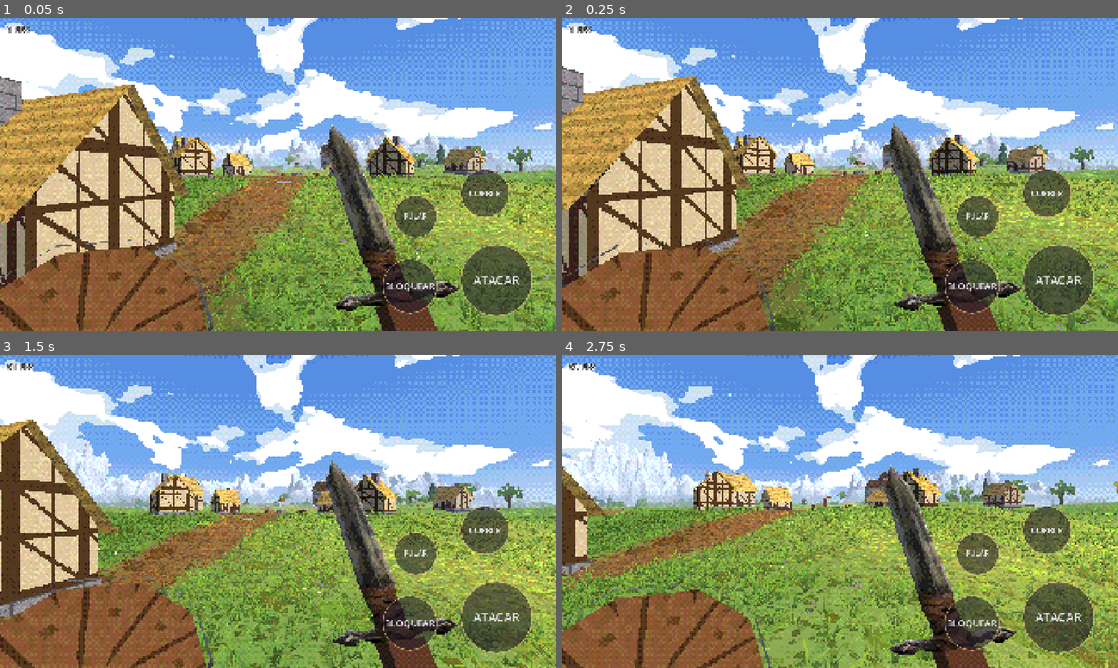
Above: before the commit, frames 1-4 (two rows, left to right).
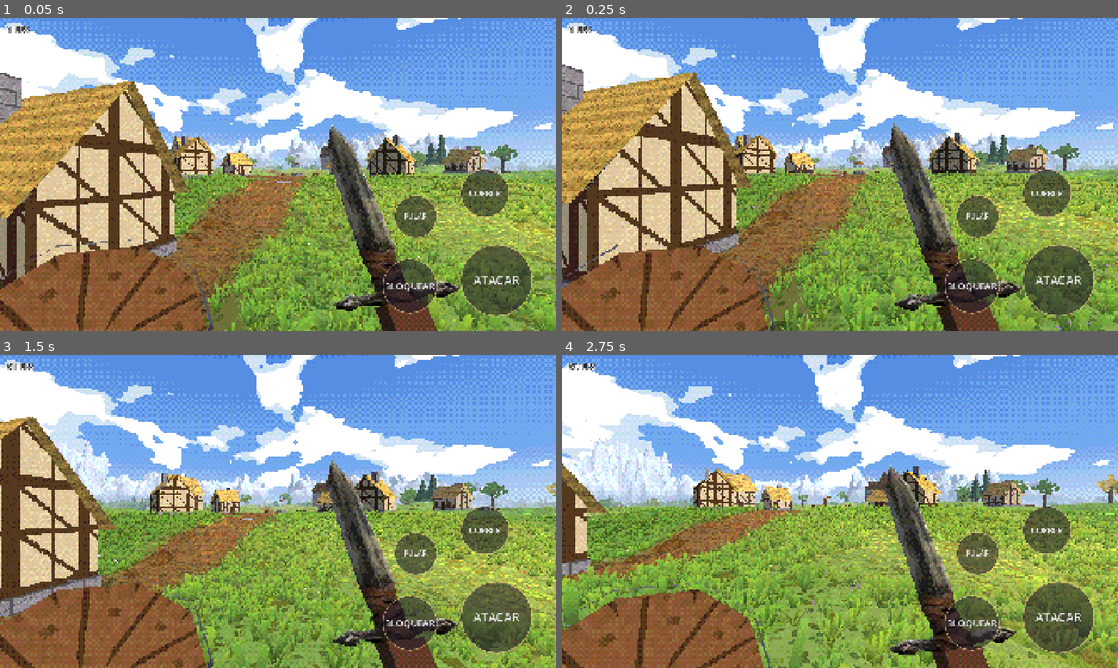
Above: after the commit, the same moments.

Repository: rhfazeredo-ops/Dallarian
Game: Godot game, scene res://cenas/mundo.tscn
Two runs of this game, one before a commit and one after it. Both use one fixed random seed, a clock stepped at 60 frames per second and the inputs below.
Inputs (mouse positions are in pixels of both pictures, inside the frame that each line leads up to):
- Up to frame 1 (0.05 s): no input
- Up to frame 2 (0.25 s): no input
- Up to frame 3 (1.5 s): tap Enter at 0.5 s; move the mouse to (400, 495) at 0.52 s; hold Right (ui_right) 0.53-1.25 s; hold Shift 0.53-1.25 s; click (400, 495) at 0.67 s; tap Space at 0.77 s; drag from (166, 527) to (250, 574) at 1.27 s
- Up to frame 4 (2.75 s): move the mouse to (895, 442) at 2.02 s; hold Right (ui_right) from 2.03 s (still down); hold Shift from 2.03 s (still down)

The runs differ from the first frame. In frame 1, 28% of the frame differs, in the area x 0-100%, y 17-100%; in frame 2, 29%, in the area x 0-100%, y 14-100%; in frame 3, 25%; in frame 4, 26%.

Commit message:
Construções apoiadas no chão; grama retangular e folhas quadradas
- Regiao.aplanar(): o terreno fica plano embaixo de cada construção (casas, celeiros, igreja e torre, poço,
  moinho, mosteiro, ruínas, serraria, acampamento, caverna) e volta suave nas bordas; alicerces mais fundos.
  Teste --checar: pior vão 0,13 m em 32 construções.
- Grama: folhas retangulares de ponta quadrada (2 triângulos cada), cor em degraus.
- Árvores: folhas em partículas quadradas, levemente giradas.

Co-Authored-By: Claude Opus 5.5 <noreply@anthropic.com>
Claude-Session: https://claude.ai/code/session_01WFSuYSG1mTsBiEAWeNGYj8

Diff:
--- a/godot/scripts/floresta.gd
+++ b/godot/scripts/floresta.gd
@@ -20,7 +20,7 @@
 	m = mundo; reg = mundo.reg
 	malhas = { "pinho": _malha_pinho(), "tronco": _malha_tronco(false), "morta": _malha_tronco(true) }
 	var sm := ShaderMaterial.new(); sm.shader = load("res://shaders/splat.gdshader")
-	sm.set_shader_parameter("balanco", 0.25); sm.set_shader_parameter("neblina", m.NEBLINA)
+	sm.set_shader_parameter("balanco", 0.25); sm.set_shader_parameter("quadrado", true); sm.set_shader_parameter("neblina", m.NEBLINA)
 	mats["copa"] = sm
 	var n := int(ceil(2.0 * Regiao.LIM / PED))
 	for j in n: for i in n: _pedaco(Vector2i(i, j))
@@ -80,10 +80,10 @@
 				var tom: Color = [Color(0.36, 0.55, 0.22), Color(0.45, 0.62, 0.25), Color(0.3, 0.48, 0.2), Color(0.5, 0.6, 0.24)][rng.randi() % 4]
 				if outono: tom = [Color(0.9, 0.6, 0.22), Color(0.82, 0.4, 0.18), Color(0.92, 0.75, 0.3)][rng.randi() % 3]
 				var copa := base + Vector3(0, 4.6 * s, 0)
-				for c in 42:
+				for c in 46:
 					var dv := Vector3(rng.randfn(0, 1), rng.randfn(0, 0.7), rng.randfn(0, 1)).normalized() * pow(rng.randf(), 0.6) * 2.2 * s
 					var luz: float = 0.6 + 0.45 * clamp(dv.y / (2.4 * s) * 0.5 + 0.5, 0.0, 1.0)
-					copas.append([copa + dv, tom * luz * rng.randf_range(0.88, 1.12), rng.randf_range(1.0, 1.45) * s])
+					copas.append([copa + dv, tom * luz * rng.randf_range(0.88, 1.12), rng.randf_range(0.75, 1.1) * s])
 	arvores[k] = lista
 	var no := Node3D.new(); add_child(no)
 	for par in [["pinho", pinhos], ["tronco", troncos], ["morta", mortas]]:
--- a/godot/scripts/grama.gd
+++ b/godot/scripts/grama.gd
@@ -1,4 +1,4 @@
-# Grama de verdade: tufos de folhas finas e curvadas (shaders/grama.gdshader), montados em volta do jogador
+# Grama: tufos de folhas retangulares de ponta quadrada (estilo pixel, leves) (shaders/grama.gdshader), montados em volta do jogador
 # enquanto ele anda (blocos com sorteio fixo, poucos por quadro), como o chão de splats.
 #  - perto (até ~24 m): tufos densos e finos
 #  - longe (até ~55 m): tufos mais espaçados e um pouco maiores (de longe parecem iguais)
@@ -19,10 +19,11 @@
 	mat = ShaderMaterial.new(); mat.shader = load("res://shaders/grama.gdshader")
 	mat.set_shader_parameter("neblina", m.NEBLINA)
 	# folhas por tufo: perto mais folhas finas; longe menos folhas, um pouco mais largas
-	malhas = { "perto": [_malha_tufo(7, 0.016, false, 1), _malha_tufo(5, 0.013, true, 2)],
-		"longe": [_malha_tufo(4, 0.024, false, 3), _malha_tufo(4, 0.02, true, 4)] }
+	malhas = { "perto": [_malha_tufo(7, 0.022, false, 1), _malha_tufo(5, 0.016, true, 2)],
+		"longe": [_malha_tufo(4, 0.032, false, 3), _malha_tufo(4, 0.024, true, 4)] }
 
-# um tufo: folhas finas saindo do mesmo ponto, cada uma inclinada e curvada para um lado
+# um tufo: folhas retangulares de ponta quadrada (estilo pixel), cada uma um retângulo só (2 triângulos),
+# inclinado para um lado. Bem mais leve que folha curva.
 func _malha_tufo(n: int, larg: float, trigo: bool, seed: int) -> ArrayMesh:
 	var rng := RandomNumberGenerator.new(); rng.seed = seed
 	var st := SurfaceTool.new(); st.begin(Mesh.PRIMITIVE_TRIANGLES)
@@ -30,28 +31,21 @@
 		var ang := TAU * i / n + rng.randf_range(-0.4, 0.4)
 		var dirc := Vector3(cos(ang), 0, sin(ang))
 		var lado := Vector3(-dirc.z, 0, dirc.x)
-		var alt := rng.randf_range(0.55, 1.0)
-		var incl := rng.randf_range(0.12, 0.38) * (0.4 if trigo else 1.0)
-		var base := dirc * rng.randf_range(0.0, 0.05)
-		# 4 alturas: largura afina até a ponta; curva cresce com a altura
-		var pts := []
-		for j in 3:
-			var t := j / 2.0
-			var c := base + dirc * incl * alt * t * t * 1.6 + Vector3(0, alt * t, 0)
-			var w := larg * (1.0 - t * 0.85)
-			if trigo and j == 2: w = larg * 1.6               # espiga
-			pts.append([c - lado * w, c + lado * w, t])
-		for j in 2:
-			var a: Array = pts[j]; var b: Array = pts[j + 1]
-			var quad := [a[0], a[1], b[1], b[0]]
-			var uvs := [Vector2(0, a[2]), Vector2(1, a[2]), Vector2(1, b[2]), Vector2(0, b[2])]
-			for q in [0, 1, 2, 0, 2, 3]:
-				st.set_normal(Vector3.UP); st.set_uv(uvs[q]); st.set_color(Color.WHITE); st.add_vertex(quad[q])
-		# ponta fina (triângulo)
-		var ul: Array = pts[2]
-		var tip: Vector3 = (ul[0] + ul[1]) * 0.5 + dirc * incl * alt * 0.25 + Vector3(0, alt * (0.12 if trigo else 0.08), 0)
-		for v in [[ul[0], Vector2(0, 1)], [ul[1], Vector2(1, 1)], [tip, Vector2(0.5, 1)]]:
-			st.set_normal(Vector3.UP); st.set_uv(v[1]); st.set_color(Color.WHITE); st.add_vertex(v[0])
+		var alt := rng.randf_range(0.6, 1.0)
+		var incl := rng.randf_range(0.08, 0.28) * (0.4 if trigo else 1.0)
+		var base := dirc * rng.randf_range(0.0, 0.06)
+		var topo := base + dirc * incl * alt + Vector3(0, alt, 0)
+		var w := larg * rng.randf_range(0.85, 1.2)
+		var q := [base - lado * w, base + lado * w, topo + lado * w, topo - lado * w]
+		var uvs := [Vector2(0, 0), Vector2(1, 0), Vector2(1, 1), Vector2(0, 1)]
+		for k in [0, 1, 2, 0, 2, 3]:
+			st.set_normal(Vector3.UP); st.set_uv(uvs[k]); st.set_color(Color.WHITE); st.add_vertex(q[k])
+		if trigo:                                  # espiga: um retângulo mais largo na ponta
+			var e0 := topo - Vector3(0, alt * 0.22, 0)
+			var qe := [e0 - lado * w * 1.8, e0 + lado * w * 1.8, topo + lado * w * 1.8, topo - lado * w * 1.8]
+			var ue := [Vector2(0, 0.95), Vector2(1, 0.95), Vector2(1, 1), Vector2(0, 1)]
+			for k in [0, 1, 2, 0, 2, 3]:
+				st.set_normal(Vector3.UP); st.set_uv(ue[k]); st.set_color(Color.WHITE); st.add_vertex(qe[k])
 	return st.commit()
 
 var _primeira := true
--- a/godot/scripts/mundo.gd
+++ b/godot/scripts/mundo.gd
@@ -34,9 +34,9 @@
 	_ambiente()
 	terreno = Terreno.new(); raiz.add_child(terreno)
 	jogador = Jogador.new()
+	_lugares()                      # antes do terreno: as construções aplanam o chão embaixo delas
 	terreno.montar(self)
 	_agua()
-	_lugares()
 	var fl := Floresta.new(); raiz.add_child(fl); fl.montar(self)
 	var chao := ChaoSplat.new(); raiz.add_child(chao); chao.montar(self)
 	var grama := Grama.new(); raiz.add_child(grama); grama.montar(self)
@@ -45,6 +45,7 @@
 	_ultima = jogador.position
 	controles = Controles.new(); var cl := CanvasLayer.new(); add_child(cl); cl.add_child(controles)
 	jogador.controles = controles
+	if args.has("checar"): _checar_chao()
 	if args.has("shot"): _modo_teste()
 
 # o jogador não sai da região nem entra em água funda (volta para o último lugar bom)
@@ -141,14 +142,15 @@
 	# igreja de pedra com torre
 	var ig := Vector2(18, -40); var ang_ig := atan2(-ig.x, -ig.y)
 	_casa(Vector3(ig.x, altura(ig.x, ig.y) - 0.2, ig.y), ang_ig, 7.5, 12.0, 5.0, mat("pedra"), mat("madeira", 1.0, Color(0.55, 0.5, 0.55)))
-	var torre := Vector3(ig.x, altura(ig.x, ig.y) - 0.2, ig.y) + Vector3(0, 0, -7.5).rotated(Vector3.UP, ang_ig)
+	var torre := Vector3(ig.x, 0, ig.y) + Vector3(0, 0, -7.5).rotated(Vector3.UP, ang_ig)
+	torre.y = reg.aplanar(Vector2(torre.x, torre.z), Vector2(2.4, 2.4), -ang_ig, 3.0) - 0.3
 	var mesh := ArrayMesh.new(); var st := SurfaceTool.new(); st.begin(Mesh.PRIMITIVE_TRIANGLES)
 	_caixa(st, Vector3(0, 5.0, 0), Vector3(3.6, 10.0, 3.6)); st.set_material(mat("pedra")); st.commit(mesh)
 	st = SurfaceTool.new(); st.begin(Mesh.PRIMITIVE_TRIANGLES)
 	cilindro(st, Vector3(0, 10.0, 0), 2.7, 0.0, 4.5, 4); st.set_material(mat("madeira", 1.0, Color(0.55, 0.5, 0.55))); st.commit(mesh)
 	var mi := MeshInstance3D.new(); mi.mesh = mesh; mi.position = torre; mi.rotation.y = ang_ig + PI / 4.0; raiz.add_child(mi)
 	_colisor_caixa(torre, Vector3(3.6, 10, 3.6), ang_ig)
-	_poco(Vector3(0, altura(0, 0), 0))
+	_poco(Vector3(0, reg.aplanar(Vector2.ZERO, Vector2(1.6, 1.6), 0.0, 2.0) - 0.1, 0))
 	for b in [[3.5, 2.0], [4.2, 2.6], [-3.0, 3.6], [6.0, -9.0], [-26, -16], [-25, -15.2]]:
 		_barril(Vector3(b[0], altura(b[0], b[1]), b[1]))
 	lugares.append([Vector2.ZERO, 50.0])
@@ -279,7 +281,7 @@
 			if reg.dist_estrada(bp.x, bp.y) > 7.0:
 				_casa(Vector3(bp.x, altura(bp.x, bp.y) - 0.2, bp.y), ang + PI / 2, 8.0, 10.0, 4.2, mat("madeira", 1.0, Color(1.25, 0.62, 0.52)), mat("madeira", 1.0, Color(0.6, 0.55, 0.5)))
 	# moinho de vento entre as fazendas
-	var mp := Vector2(-244, 100); var y := altura(mp.x, mp.y)
+	var mp := Vector2(-244, 100); var y := reg.aplanar(mp, Vector2(3.6, 3.6), 0.0, 4.0)
 	var st := _st(); cilindro(st, Vector3.ZERO, 3.0, 2.2, 9.0, 8, true); _peca(st, mat("pedra"), Vector3(mp.x, y - 0.3, mp.y))
 	st = _st(); cilindro(st, Vector3(0, 8.7, 0), 2.6, 0.0, 3.2, 8); _peca(st, mat("palha"), Vector3(mp.x, y - 0.3, mp.y))
 	st = _st()
@@ -317,9 +319,9 @@
 	lugares.append([Vector2(xc - 20.0, z), 45.0])
 
 func _mosteiro() -> void:
-	var c := Vector2(Regiao.ILHA.x, Regiao.ILHA.y); var y := altura(c.x, c.y)
+	var c := Vector2(Regiao.ILHA.x, Regiao.ILHA.y); var y := reg.aplanar(c + Vector2(2.5, -1.5), Vector2(8.0, 6.0), 0.0, 3.0)
 	_casa(Vector3(c.x, y - 0.3, c.y), PI / 2, 8.0, 6.0, 4.0, mat("pedra"), mat("madeira", 1.0, Color(0.55, 0.5, 0.55)))
-	var tp := Vector3(c.x + 5.5, y - 0.3, c.y - 3.0)
+	var tp := Vector3(c.x + 5.5, y - 0.6, c.y - 3.0)
 	var st := _st(); cilindro(st, Vector3.ZERO, 2.0, 1.8, 11.0, 8, true); _peca(st, mat("pedra"), tp)
 	st = _st(); cilindro(st, Vector3(0, 11.0, 0), 2.6, 0.0, 4.0, 8); _peca(st, mat("madeira", 1.0, Color(0.55, 0.5, 0.55)), tp)
 	_colisor_cilindro(tp, 2.0, 11.0)
@@ -338,7 +340,7 @@
 	lugares.append([c, 18.0])
 
 func _ruinas() -> void:
-	var c := Vector2(220, -260); var y := altura(c.x, c.y)
+	var c := Vector2(220, -260); var y := reg.aplanar(c, Vector2(5.0, 5.0), 0.0, 6.0)
 	var st := _st(); var rng := RandomNumberGenerator.new(); rng.seed = 3
 	for k in 10:                                         # torre quebrada: anel de pedras com alturas diferentes
 		var a0 := TAU * k / 10.0; var a1 := TAU * (k + 1) / 10.0; var h := rng.randf_range(2.5, 9.0)
@@ -350,12 +352,12 @@
 		var q := Vector3(rng.randf_range(-14, 14), 0, rng.randf_range(-14, 14))
 		if q.length() < 5.0: continue
 		_caixa(st, q + Vector3(0, 0.3, 0), Vector3(rng.randf_range(1, 5), rng.randf_range(0.6, 2.2), rng.randf_range(0.6, 1.2)))
-	_peca(st, mat("pedra"), Vector3(c.x, y - 0.4, c.y))
-	_colisor_cilindro(Vector3(c.x, y - 0.4, c.y), 3.5, 6.0)
+	_peca(st, mat("pedra"), Vector3(c.x, y - 0.8, c.y))
+	_colisor_cilindro(Vector3(c.x, y - 0.8, c.y), 3.5, 6.0)
 	lugares.append([c, 18.0])
 
 func _serraria() -> void:
-	var c := Vector2(282, -152); var y := altura(c.x, c.y)
+	var c := Vector2(282, -152); var y := reg.aplanar(c, Vector2(14.0, 12.0), 0.0, 5.0)
 	_casa(Vector3(c.x, y - 0.2, c.y), 0.4, 7.0, 5.0, 2.8, mat("madeira"), mat("madeira", 1.0, Color(0.6, 0.55, 0.5)))
 	var st := _st()
 	for pilha in [[8.0, 4.0], [9.0, -5.0], [-8.0, 6.0]]:
@@ -366,20 +368,21 @@
 			var mi := _peca(tmp, mat("casca"), Vector3(c.x, 0, c.y) + q); mi.rotation = Vector3(0, 0, PI / 2)
 	for k in 5:
 		var q := Vector2(c.x + randf_range(-14, 14), c.y + randf_range(-14, 14))
-		cilindro(st, Vector3(q.x, altura(q.x, q.y) - 0.1, q.y), 0.4, 0.38, 0.5, 6, true)
+		cilindro(st, Vector3(q.x, altura(q.x, q.y) - 0.4, q.y), 0.4, 0.38, 0.8, 6, true)
 	_peca(st, mat("casca"), Vector3.ZERO)
 	lugares.append([c, 16.0])
 
 func _bandidos() -> void:
 	var c := Vector2(-330, 300)
+	var yb := reg.aplanar(c, Vector2(11.0, 11.0), 0.0, 5.0)        # clareira plana do acampamento
 	var st := _st()
 	for k in 3:
-		var a := TAU * k / 3.0 + 0.4; var q := c + Vector2(cos(a), sin(a)) * 7.0; var y := altura(q.x, q.y)
-		cilindro(st, Vector3(q.x, y - 0.1, q.y), 2.4, 0.0, 2.6, 4)
+		var a := TAU * k / 3.0 + 0.4; var q := c + Vector2(cos(a), sin(a)) * 7.0; var y := yb
+		cilindro(st, Vector3(q.x, y - 0.3, q.y), 2.4, 0.0, 2.8, 4)
 		_colisor_cilindro(Vector3(q.x, y - 0.1, q.y), 1.8, 2.4)
 	_peca(st, mat("", 1.0, Color(0.55, 0.28, 0.22)), Vector3.ZERO)
 	# fogueira: pedras + lenha + chamas em splats
-	var y0 := altura(c.x, c.y)
+	var y0 := yb
 	st = _st(); cilindro(st, Vector3(c.x, y0 - 0.1, c.y), 0.9, 0.9, 0.25, 8); _peca(st, mat("pedra"), Vector3.ZERO)
 	var chamas := []
 	for k in 14:
@@ -387,7 +390,8 @@
 			[Color(1.0, 0.75, 0.3), Color(0.98, 0.45, 0.15), Color(1.0, 0.9, 0.55)][k % 3], randf_range(0.25, 0.45)])
 	_splats(chamas, Vector2(1, 1), false, 0.6)
 	st = _st()
-	for k in 4: _caixa(st, Vector3(c.x + 5 + k * 0.9, altura(c.x + 5, c.y - 6) + 0.4, c.y - 6.0), Vector3(0.8, 0.8, 0.8))
+	var yc := yb
+	for k in 4: _caixa(st, Vector3(c.x + 5 + k * 0.9, yc + 0.3, c.y - 6.0), Vector3(0.8, 1.0, 0.8))
 	_peca(st, mat("madeira"), Vector3.ZERO)
 	lugares.append([c, 14.0])
 
@@ -395,9 +399,9 @@
 	# boca de caverna no pé das montanhas a oeste
 	var z := -200.0; var x := -420.0
 	while x > -560.0 and altura(x, z) < base_vale(z) + 9.0: x -= 2.0
-	var y := altura(x + 6.0, z)
+	var y := reg.aplanar(Vector2(x + 7.0, z), Vector2(4.0, 5.0), 0.0, 4.0)
 	var st := _st()
-	_caixa(st, Vector3(0, 2.2, -3.2), Vector3(3.0, 4.4, 2.0)); _caixa(st, Vector3(0, 2.2, 3.2), Vector3(3.0, 4.4, 2.0))
+	_caixa(st, Vector3(0, 1.4, -3.2), Vector3(3.0, 6.0, 2.0)); _caixa(st, Vector3(0, 1.4, 3.2), Vector3(3.0, 6.0, 2.0))
 	_caixa(st, Vector3(0, 5.0, 0), Vector3(3.4, 1.6, 8.6))
 	_peca(st, mat("pedra"), Vector3(x + 5.0, y - 0.5, z))
 	st = _st(); _quad(st, Vector3(0, 0, 2.2), Vector3(0, 0, -2.2), Vector3(0, 4.3, -2.2), Vector3(0, 4.3, 2.2), 1, 1)
@@ -434,6 +438,7 @@
 
 func _casa(pos: Vector3, ang: float, w: float, d: float, h: float, parede: Material = null, telhado: Material = null) -> void:
 	var x := w / 2.0; var z := d / 2.0; var cume := h + w * 0.55; var beiral := 0.45
+	pos.y = reg.aplanar(Vector2(pos.x, pos.z), Vector2(x + 0.8, z + 0.8), -ang, 4.0) - 0.05
 	var mesh := ArrayMesh.new()
 	# paredes (com as empenas triangulares) — textura enxaimel a cada 2 m
 	var st := SurfaceTool.new(); st.begin(Mesh.PRIMITIVE_TRIANGLES)
@@ -455,7 +460,7 @@
 	var e := 0.06
 	for k in 4:
 		var a: Vector3 = p[k] * Vector3(1 + e / x, 1, 1 + e / z); var b: Vector3 = p[(k + 1) % 4] * Vector3(1 + e / x, 1, 1 + e / z)
-		_quad(st, a + Vector3(0, -0.4, 0), b + Vector3(0, -0.4, 0), b + Vector3(0, 0.6, 0), a + Vector3(0, 0.6, 0), a.distance_to(b) / 2.0, 0.5)
+		_quad(st, a + Vector3(0, -1.2, 0), b + Vector3(0, -1.2, 0), b + Vector3(0, 0.6, 0), a + Vector3(0, 0.6, 0), a.distance_to(b) / 2.0, 0.9)
 	_caixa(st, Vector3(x * 0.45, cume - 0.6, -z * 0.3), Vector3(0.7, 2.2, 0.7))
 	st.set_material(mat("pedra")); st.commit(mesh)
 	st = SurfaceTool.new(); st.begin(Mesh.PRIMITIVE_TRIANGLES)
@@ -502,7 +507,7 @@
 
 func _barril(pos: Vector3) -> void:
 	var st := SurfaceTool.new(); st.begin(Mesh.PRIMITIVE_TRIANGLES)
-	cilindro(st, Vector3.ZERO, 0.32, 0.38, 0.45, 8); cilindro(st, Vector3(0, 0.45, 0), 0.38, 0.32, 0.45, 8, true)
+	cilindro(st, Vector3(0, -0.15, 0), 0.32, 0.38, 0.6, 8); cilindro(st, Vector3(0, 0.45, 0), 0.38, 0.32, 0.45, 8, true)
 	var mi := MeshInstance3D.new(); mi.mesh = st.commit(); mi.material_override = mat("madeira"); mi.position = pos
 	raiz.add_child(mi); _colisor_cilindro(pos, 0.38, 0.9)
 
@@ -527,6 +532,20 @@
 	if ate > 0.0: mi.visibility_range_end = ate; mi.visibility_range_end_margin = 4.0
 	raiz.add_child(mi); return mi
 
+# teste: mede o vão entre o piso de cada construção e o terreno de verdade (cantos e meio das bordas)
+func _checar_chao() -> void:
+	var pior := 0.0; var ruins := 0
+	for pl in reg.planos:
+		var c: Vector2 = pl[0]; var meia: Vector2 = pl[1] - Vector2(1.0, 1.0)
+		for k in [Vector2(-1, -1), Vector2(1, -1), Vector2(1, 1), Vector2(-1, 1), Vector2(0, 1), Vector2(0, -1), Vector2(1, 0), Vector2(-1, 0)]:
+			var q: Vector2 = c + (k * meia).rotated(pl[2])
+			var vao: float = pl[3] - terreno.altura_malha(q.x, q.y)
+			if abs(vao) > 0.25:
+				ruins += 1; print("VÃO %.2f m em %s" % [vao, q])
+			pior = max(pior, abs(vao))
+	print("planos: %d  pior vão: %.2f m  pontos ruins: %d" % [reg.planos.size(), pior, ruins])
+	get_tree().quit()
+
 # ---------- modo de teste: --shot=arquivo.png --espera=2 --pos=x,z --olhar=graus ----------
 func _modo_teste() -> void:
 	if args.has("pos"):
--- a/godot/scripts/regiao.gd
+++ b/godot/scripts/regiao.gd
@@ -52,6 +52,7 @@
 var t_rio := PackedFloat32Array()            # posição ao longo do rio (0 nascente → 1 foz)
 var _rio_comp := PackedFloat32Array()
 var pontes := []                             # [posição Vector2, direção da estrada Vector2]
+var planos := []                             # chão aplanado embaixo das construções: [centro, meia medida, ângulo, altura, margem, raio²]
 
 func _init() -> void:
 	ruido.seed = 11; ruido.frequency = 0.018; ruido.fractal_octaves = 3
@@ -157,10 +158,34 @@
 	if dw > 0.0: h += _serra(dw, 85.0) * var_m
 	var ds := z - (520.0 + n_borda)
 	if ds > 0.0: h += _serra(ds, 35.0) * var_m
+	if not planos.is_empty(): h = _planos(x, z, h)
 	return h
 
 # altura de uma serra a "d" metros da borda: sobe rápido no pé e para em "alto"
 func _serra(d: float, alto: float) -> float: return alto * (1.0 - exp(-d / 32.0))
+
+# aplana o chão embaixo de uma construção (retângulo girado) e devolve a altura do piso.
+# A altura é a média do chão nos cantos e no centro (corta um pouco e aterra um pouco), e a borda
+# volta suave para o terreno em "margem" metros. Tem que ser chamado ANTES de montar o terreno.
+func aplanar(c: Vector2, meia: Vector2, ang: float, margem := 4.0) -> float:
+	var soma := altura(c.x, c.y); var n := 1
+	for k in [Vector2(-1, -1), Vector2(1, -1), Vector2(1, 1), Vector2(-1, 1)]:
+		var q: Vector2 = c + (k * meia).rotated(ang); soma += altura(q.x, q.y); n += 1
+	var h := soma / n
+	meia += Vector2(1.0, 1.0)                  # a parte plana passa 1 m da construção (sem degrau na quina)
+	var r := meia.length() + margem
+	planos.append([c, meia, ang, h, margem, r * r])
+	return h
+
+func _planos(x: float, z: float, h: float) -> float:
+	for pl in planos:
+		var c: Vector2 = pl[0]
+		var dx := x - c.x; var dz := z - c.y
+		if dx * dx + dz * dz > pl[5]: continue
+		var q := Vector2(dx, dz).rotated(-pl[2]); var meia: Vector2 = pl[1]
+		var d: float = max(abs(q.x) - meia.x, abs(q.y) - meia.y)
+		h = lerp(pl[3], h, smoothstep(0.0, pl[4], d))
+	return h
 
 # ---------- água ----------
 # nível da água neste ponto (ou -1000 se não tem água): rio, lago, ou mar/pântano (nível 0)
--- a/godot/shaders/grama.gdshader
+++ b/godot/shaders/grama.gdshader
@@ -1,5 +1,4 @@
-// Grama de verdade: tufos de folhas finas (malha), cada folha mais escura na base e clara na ponta,
-// curvada, balançando com o vento (mais na ponta) e se abrindo quando o jogador passa.
+// Grama: tufos de folhas retangulares de ponta quadrada (malha), escuras na base e claras na ponta em degraus, balançando com o vento (mais na ponta) e se abrindo quando o jogador passa.
 shader_type spatial;
 render_mode unshaded, cull_disabled;
 uniform vec3 neblina : source_color = vec3(0.74, 0.83, 0.94);
@@ -32,7 +31,8 @@
   POSITION = PROJECTION_MATRIX * vp;
   nb = clamp((length(vp.xyz) - neb_ini) / (neb_fim - neb_ini), 0.0, 1.0);
   // cor: base escura (sombra entre as folhas), ponta clara e quente
-  vec3 c = COLOR.rgb * mix(0.48, 1.18, pow(h, 0.8));
+  float hq = floor(h * 4.0 + 0.5) / 4.0;            // tons em degraus, sem degradê
+  vec3 c = COLOR.rgb * mix(0.5, 1.18, hq);
   c = mix(c, c * vec3(1.08, 1.06, 0.86), smoothstep(0.75, 1.0, h));
   cor = c * (1.0 + raj * 0.12) * (1.0 + relampago * 0.7);
 }
--- a/godot/shaders/splat.gdshader
+++ b/godot/shaders/splat.gdshader
@@ -9,6 +9,7 @@
 uniform float neb_ini = 40.0;
 uniform float neb_fim = 330.0;
 uniform float balanco = 0.0;      // vento (grama/folhas)
+uniform bool quadrado = false;    // folhas: partículas quadradas
 global uniform float relampago;
 varying float nb;
 varying vec3 cor;
@@ -19,7 +20,12 @@
   vec3 cima = em_pe ? vec3(0.0, 1.0, 0.0) : INV_VIEW_MATRIX[1].xyz;
   if (em_pe) dir = normalize(vec3(dir.x, 0.0, dir.z));
   float vento = sin(TIME * 1.7 + centro.x * 0.31 + centro.z * 0.27) * balanco * (UV.y < 0.5 ? 1.0 : 0.0);
-  vec3 w = centro + dir * (VERTEX.x * sx + vento) + cima * (VERTEX.y * sy);
+  vec2 v = VERTEX.xy;
+  if (quadrado) {                   // cada folha girada um pouco (pelo lugar)
+    float a = fract(sin(dot(centro.xz, vec2(12.9898, 78.233))) * 43758.5453) * 1.2 - 0.6;
+    v = mat2(vec2(cos(a), sin(a)), vec2(-sin(a), cos(a))) * v;
+  }
+  vec3 w = centro + dir * (v.x * sx + vento) + cima * (v.y * sy);
   vec4 vp = VIEW_MATRIX * vec4(w, 1.0);
   nb = clamp((length(vp.xyz) - neb_ini) / (neb_fim - neb_ini), 0.0, 1.0);
   POSITION = PROJECTION_MATRIX * vp;
@@ -27,8 +33,15 @@
 }
 void fragment() {
   vec2 q = UV * 2.0 - 1.0;
-  float g = exp(-dot(q, q) * 2.0);
-  if (g < corte) discard;
-  vec3 c = cor * (0.82 + 0.18 * step(0.62, g));        // miolo um pouco mais claro, em dois tons
+  vec3 c;
+  if (quadrado) {
+    float m = max(abs(q.x), abs(q.y));
+    if (m > 0.86) discard;
+    c = cor * mix(1.0, 0.8, step(0.6, max(q.x, -q.y)));   // canto de baixo/direita um tom mais escuro
+  } else {
+    float g = exp(-dot(q, q) * 2.0);
+    if (g < corte) discard;
+    c = cor * (0.82 + 0.18 * step(0.62, g));           // miolo um pouco mais claro, em dois tons
+  }
   ALBEDO = mix(c, neblina * (1.0 + relampago * 0.8), nb);
 }
Not shown, changed: .claude/skills/time-jogos-godot/tecnicas.md
